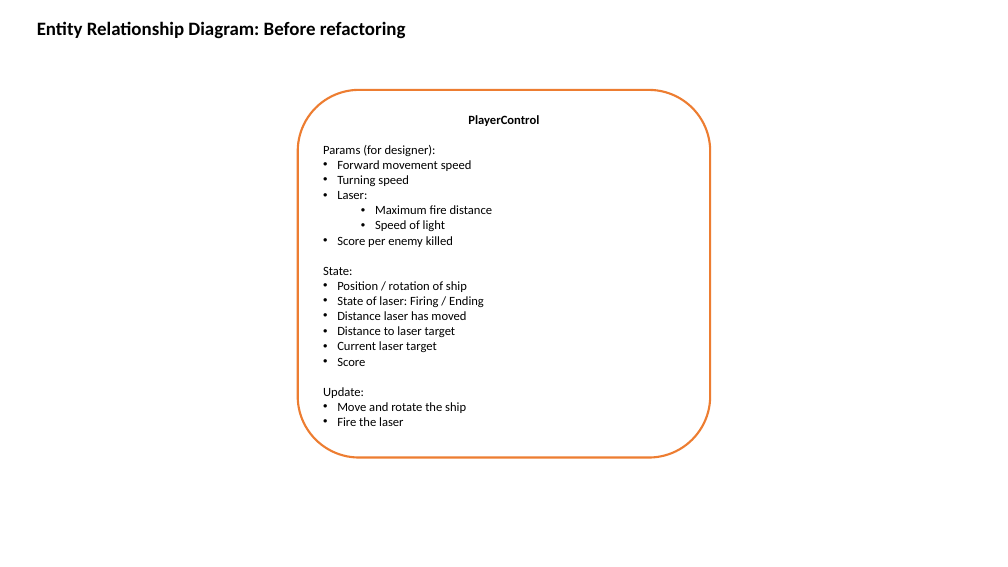
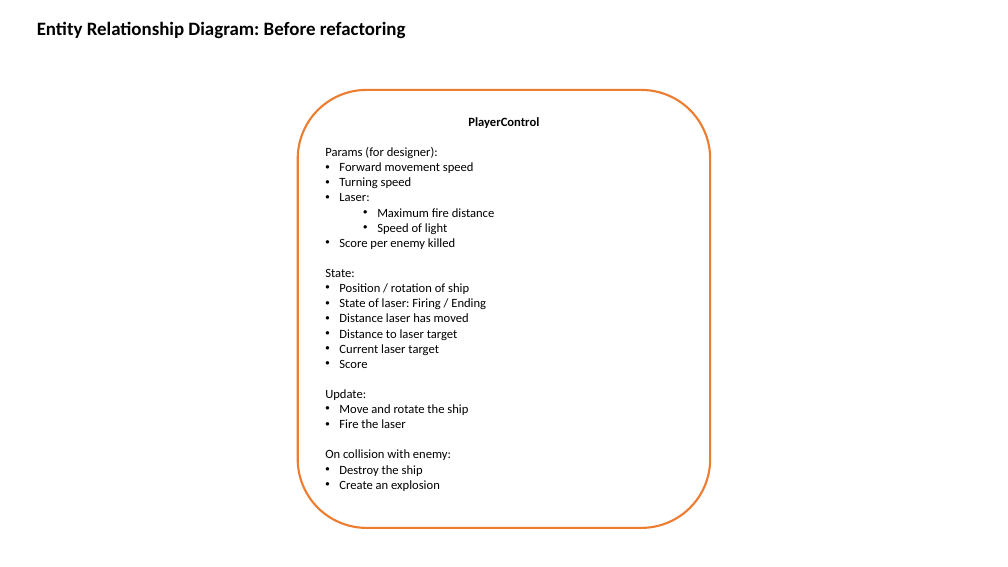
Before and after one commit to MQGames/comp2160-week05-demo, a slide deck: slide 2 of COMP2160 Week 5 Demo/Assets/Docs/ERD and FSM template.pptx. Drawn at 1008x567 pixels with LibreOffice and Linux fonts; fonts in the diff are those of the drawing. Boxes give left, top, right and bottom in pixels: in the first picture for what was removed or moved away, otherwise in the second. Text is boxed around its words. In the diff, an @@ line names an element or a change of style, - is before the commit and + after.

Commit message:
Added collision event to ERD

```diff
--- a/COMP2160 Week 5 Demo/Assets/Docs/ERD and FSM template.pptx
+++ b/COMP2160 Week 5 Demo/Assets/Docs/ERD and FSM template.pptx
@@ rounded rectangle "PlayerControl": place and size @@
-rounded rectangle "PlayerControl" at [298, 90, 711, 457]
+rounded rectangle "PlayerControl" at [298, 90, 711, 528]
@@ text in rounded rectangle at [325, 449, 451, 491]: paragraphs added @@
+On collision with enemy:
+• Destroy the ship
+• Create an explosion
```
Also in this commit, not shown: 1 other slide changed.
